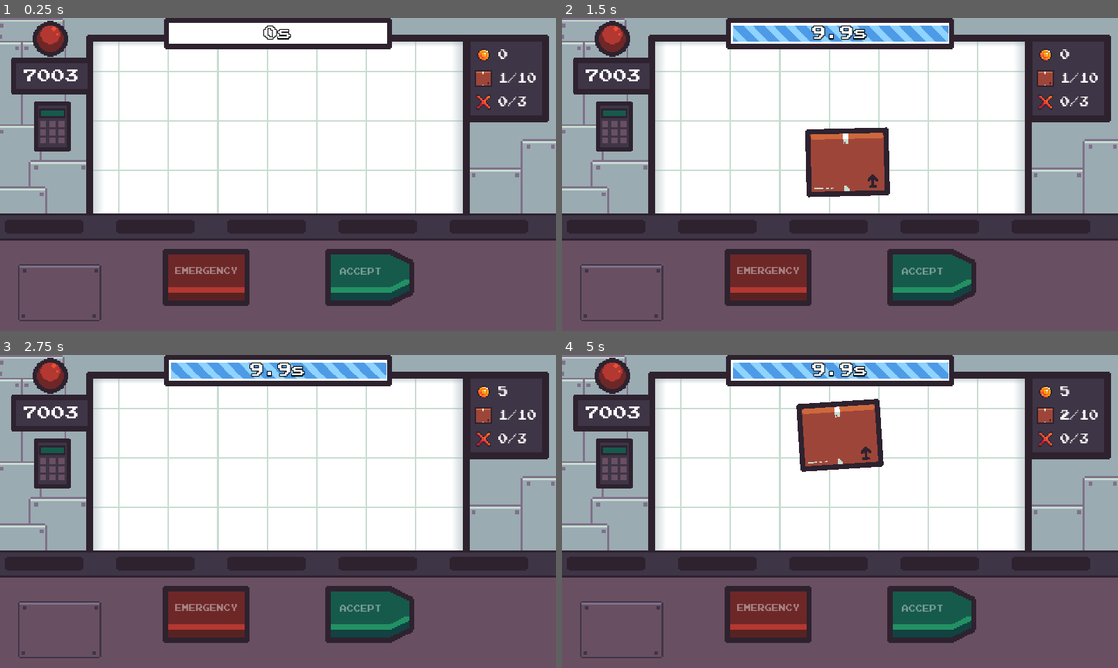
Above: before the commit, frames 1-4 (two rows, left to right).
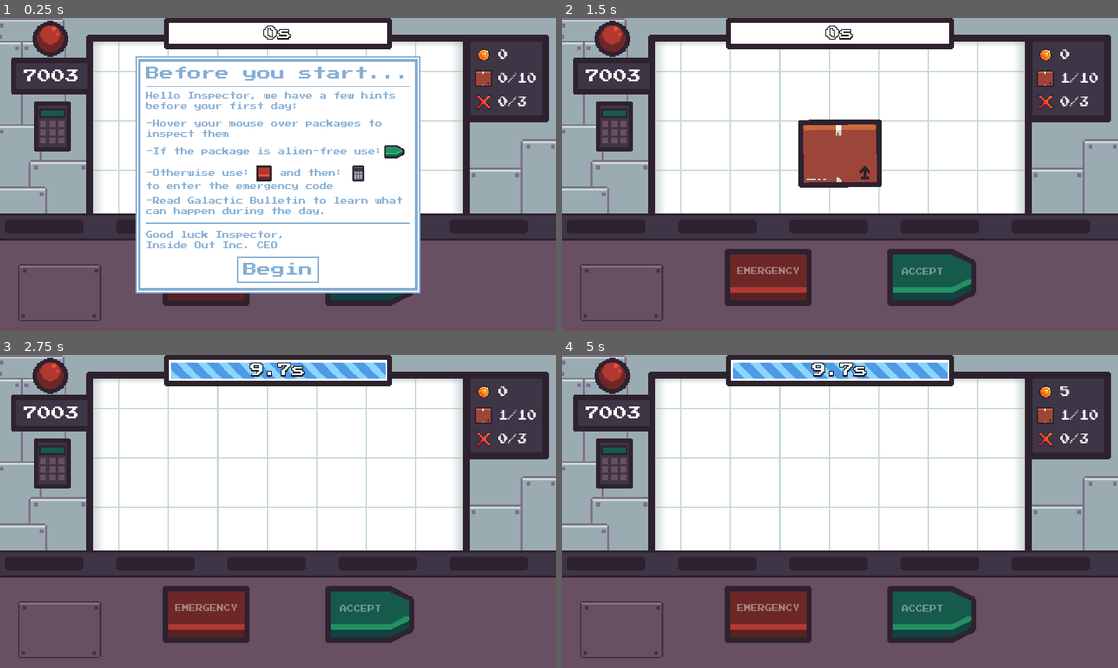
Above: after the commit, the same moments.

Repository: FixelDev/inside-out-inc
Game: Godot game, scene res://scenes/game/game.tscn
Same seed, same stepped clock (60 frames per second), same inputs: the game is played once before the commit and once after it.
Inputs (mouse positions are in pixels of both pictures, inside the frame that each line leads up to):
- Up to frame 1 (0.25 s): no input
- Up to frame 2 (1.5 s): click (840, 268) at 0.5 s, where only the run after the commit has a clickable "Begin"; click (940, 277) at 1.25 s, where only the run before the commit has a clickable "ACCEPT"
- Up to frame 3 (2.75 s): click (378, 614) at 2 s, where only the run after the commit has a clickable "ACCEPT"
- Up to frame 4 (5 s): move the mouse to (962, 495) at 2.77 s; tap Enter at 3.5 s; move the mouse to (728, 527) at 3.52 s; move the mouse to (895, 442) at 4.27 s

The runs differ from the first frame. In frame 1, 19% of the frame differs, in the area x 24-92%, y 12-88%; in frame 2, 4.2%; in frame 3, 0.1%; in frame 4, 3.4%.

Commit message:
Added hints note at the start of the first day

Diff:
--- a/scenes/game/game.gd
+++ b/scenes/game/game.gd
@@ -8,6 +8,7 @@
 @onready var time_left_progress_bar: TimeLeftProgressBar = %TimeLeftProgressBar
 @onready var package_spawner = %PackageSpawner
 @onready var xray = %Xray
+@onready var info_paper = %InfoPaper
 
 signal emergency_mode_toggled(enabled: bool)
 
@@ -18,8 +19,10 @@
 	#var timer:SceneTreeTimer = get_tree().create_timer(1)
 	#timer.timeout.connect(spawn_package)
 
-	spawn_package()
-
+	if DayManager.current_day.number > 1:
+		spawn_package()
+	else:
+		info_paper.visible = true
 
 func init_stats() -> void:
 	Globals.packages_count = DayManager.current_day.packages_amount
@@ -124,3 +127,8 @@
 
 	xray.visible = false
 	timer_to_spawn_package.start()
+
+
+func _on_begin_button_pressed():
+	info_paper.visible = false
+	spawn_package()
--- a/scenes/game/game.tscn
+++ b/scenes/game/game.tscn
@@ -49,6 +49,11 @@
 [ext_resource type="Texture2D" uid="uid://d4ejv8ag53m6o" path="res://entities/emergency_crate/graphics/crate_decoration.png" id="33_fdnng"]
 [ext_resource type="Texture2D" uid="uid://c4t8nqvyspmif" path="res://entities/emergency_module/emergency_keypad_panel/accept_button_hover.png" id="33_ykf5n"]
 [ext_resource type="Texture2D" uid="uid://cylt3gcsa7vhm" path="res://entities/emergency_module/emergency_keypad_panel/accept_button_pressed.png" id="34_3weag"]
+[ext_resource type="Theme" uid="uid://dkvqiimbpsekt" path="res://scenes/game/info_paper_theme.tres" id="39_ds15h"]
+[ext_resource type="Texture2D" uid="uid://darfsxriegxbq" path="res://scenes/game/graphics/paper.png" id="40_elg3j"]
+[ext_resource type="PackedScene" uid="uid://kold78v3pbef" path="res://ui/line_divider.tscn" id="41_y1et5"]
+[ext_resource type="Texture2D" uid="uid://ir6p6ko5xehv" path="res://scenes/game/graphics/paper_button_hover.png" id="42_681lv"]
+[ext_resource type="Texture2D" uid="uid://dgerfodrjvj10" path="res://scenes/game/graphics/paper_button.png" id="42_uukyc"]
 [ext_resource type="Texture2D" uid="uid://duhabuen6d406" path="res://scenes/game/graphics/emergency_lamp.png" id="44_qa7fk"]
 [ext_resource type="PackedScene" uid="uid://djfmjkuiwck6x" path="res://entities/packages/box/box.tscn" id="45_e7rc1"]
 [ext_resource type="PackedScene" uid="uid://bco4ic8i0xaln" path="res://entities/packages/alien_package/alien_package_1.tscn" id="46_fy6wy"]
@@ -262,6 +267,38 @@
 texture_margin_top = 14.0
 texture_margin_right = 14.0
 texture_margin_bottom = 14.0
+
+[sub_resource type="StyleBoxTexture" id="StyleBoxTexture_iei85"]
+texture = ExtResource("40_elg3j")
+texture_margin_left = 14.0
+texture_margin_top = 14.0
+texture_margin_right = 14.0
+texture_margin_bottom = 14.0
+
+[sub_resource type="StyleBoxTexture" id="StyleBoxTexture_ocymi"]
+texture = ExtResource("42_uukyc")
+texture_margin_left = 14.0
+texture_margin_top = 14.0
+texture_margin_right = 14.0
+texture_margin_bottom = 14.0
+
+[sub_resource type="StyleBoxTexture" id="StyleBoxTexture_e3acs"]
+texture = ExtResource("42_681lv")
+texture_margin_left = 14.0
+texture_margin_top = 14.0
+texture_margin_right = 14.0
+texture_margin_bottom = 14.0
+
+[sub_resource type="StyleBoxTexture" id="StyleBoxTexture_53tus"]
+texture = ExtResource("42_uukyc")
+texture_margin_left = 14.0
+texture_margin_top = 14.0
+texture_margin_right = 14.0
+texture_margin_bottom = 14.0
+
+[sub_resource type="StyleBoxEmpty" id="StyleBoxEmpty_pk5j0"]
+
+[sub_resource type="StyleBoxEmpty" id="StyleBoxEmpty_mixbw"]
 
 [sub_resource type="Animation" id="Animation_f1e78"]
 length = 0.001
@@ -718,6 +755,171 @@
 theme_override_font_sizes/font_size = 16
 text = "0/2"
 
+[node name="InfoPaper" type="PanelContainer" parent="UI"]
+unique_name_in_owner = true
+visible = false
+anchors_preset = 8
+anchor_left = 0.5
+anchor_top = 0.5
+anchor_right = 0.5
+anchor_bottom = 0.5
+offset_left = -20.0
+offset_top = -20.0
+offset_right = 20.0
+offset_bottom = 20.0
+grow_horizontal = 2
+grow_vertical = 2
+theme = ExtResource("39_ds15h")
+theme_override_styles/panel = SubResource("StyleBoxTexture_iei85")
+
+[node name="MarginContainer" type="MarginContainer" parent="UI/InfoPaper"]
+layout_mode = 2
+theme_override_constants/margin_left = 10
+theme_override_constants/margin_top = 10
+theme_override_constants/margin_right = 10
+theme_override_constants/margin_bottom = 10
+
+[node name="VBoxContainer" type="VBoxContainer" parent="UI/InfoPaper/MarginContainer"]
+layout_mode = 2
+
+[node name="Label" type="Label" parent="UI/InfoPaper/MarginContainer/VBoxContainer"]
+layout_mode = 2
+theme_override_font_sizes/font_size = 32
+text = "Before you start..."
+horizontal_alignment = 1
+vertical_alignment = 1
+
+[node name="Spacer" type="Control" parent="UI/InfoPaper/MarginContainer/VBoxContainer"]
+custom_minimum_size = Vector2(0, 5)
+layout_mode = 2
+
+[node name="LineDivider" parent="UI/InfoPaper/MarginContainer/VBoxContainer" instance=ExtResource("41_y1et5")]
+layout_mode = 2
+color = Color(0.513726, 0.678431, 0.831373, 1)
+
+[node name="Spacer2" type="Control" parent="UI/InfoPaper/MarginContainer/VBoxContainer"]
+custom_minimum_size = Vector2(0, 5)
+layout_mode = 2
+
+[node name="Label2" type="Label" parent="UI/InfoPaper/MarginContainer/VBoxContainer"]
+custom_minimum_size = Vector2(0, 10)
+layout_mode = 2
+text = "Hello Inspector, we have a few hints before your first day:"
+autowrap_mode = 2
+
+[node name="Spacer3" type="Control" parent="UI/InfoPaper/MarginContainer/VBoxContainer"]
+custom_minimum_size = Vector2(0, 15)
+layout_mode = 2
+
+[node name="Label3" type="Label" parent="UI/InfoPaper/MarginContainer/VBoxContainer"]
+custom_minimum_size = Vector2(0, 10)
+layout_mode = 2
+text = "-Hover your mouse over packages to inspect them"
+autowrap_mode = 2
+
+[node name="Spacer6" type="Control" parent="UI/InfoPaper/MarginContainer/VBoxContainer"]
+custom_minimum_size = Vector2(0, 10)
+layout_mode = 2
+
+[node name="HBoxContainer" type="HBoxContainer" parent="UI/InfoPaper/MarginContainer/VBoxContainer"]
+layout_mode = 2
+
+[node name="Label4" type="Label" parent="UI/InfoPaper/MarginContainer/VBoxContainer/HBoxContainer"]
+custom_minimum_size = Vector2(0, 10)
+layout_mode = 2
+size_flags_horizontal = 3
+text = "-If the package is alien-free use:"
+autowrap_mode = 2
+
+[node name="TextureRect" type="TextureRect" parent="UI/InfoPaper/MarginContainer/VBoxContainer/HBoxContainer"]
+custom_minimum_size = Vector2(59.35, 0)
+layout_mode = 2
+texture = ExtResource("8_h5wn8")
+expand_mode = 5
+
+[node name="Spacer4" type="Control" parent="UI/InfoPaper/MarginContainer/VBoxContainer"]
+custom_minimum_size = Vector2(0, 10)
+layout_mode = 2
+
+[node name="HBoxContainer2" type="HBoxContainer" parent="UI/InfoPaper/MarginContainer/VBoxContainer"]
+layout_mode = 2
+
+[node name="Label4" type="Label" parent="UI/InfoPaper/MarginContainer/VBoxContainer/HBoxContainer2"]
+custom_minimum_size = Vector2(250.045, 10)
+layout_mode = 2
+text = "-Otherwise use:"
+autowrap_mode = 2
+
+[node name="TextureRect" type="TextureRect" parent="UI/InfoPaper/MarginContainer/VBoxContainer/HBoxContainer2"]
+custom_minimum_size = Vector2(0, 35.64)
+layout_mode = 2
+texture = ExtResource("7_ttvmm")
+expand_mode = 3
+
+[node name="Label5" type="Label" parent="UI/InfoPaper/MarginContainer/VBoxContainer/HBoxContainer2"]
+custom_minimum_size = Vector2(179.59, 10)
+layout_mode = 2
+text = " and then: "
+autowrap_mode = 2
+
+[node name="TextureRect2" type="TextureRect" parent="UI/InfoPaper/MarginContainer/VBoxContainer/HBoxContainer2"]
+custom_minimum_size = Vector2(0, 35.64)
+layout_mode = 2
+texture = ExtResource("11_ebbve")
+expand_mode = 3
+
+[node name="Label6" type="Label" parent="UI/InfoPaper/MarginContainer/VBoxContainer"]
+custom_minimum_size = Vector2(179.59, 10)
+layout_mode = 2
+text = "to enter the emergency code"
+autowrap_mode = 2
+
+[node name="Spacer5" type="Control" parent="UI/InfoPaper/MarginContainer/VBoxContainer"]
+custom_minimum_size = Vector2(0, 10)
+layout_mode = 2
+
+[node name="Label7" type="Label" parent="UI/InfoPaper/MarginContainer/VBoxContainer"]
+custom_minimum_size = Vector2(179.59, 10)
+layout_mode = 2
+text = "-Read Galactic Bulletin to learn what can happen during the day."
+autowrap_mode = 2
+
+[node name="Spacer7" type="Control" parent="UI/InfoPaper/MarginContainer/VBoxContainer"]
+custom_minimum_size = Vector2(0, 10)
+layout_mode = 2
+
+[node name="LineDivider2" parent="UI/InfoPaper/MarginContainer/VBoxContainer" instance=ExtResource("41_y1et5")]
+layout_mode = 2
+color = Color(0.513726, 0.678431, 0.831373, 1)
+
+[node name="Spacer8" type="Control" parent="UI/InfoPaper/MarginContainer/VBoxContainer"]
+custom_minimum_size = Vector2(0, 10)
+layout_mode = 2
+
+[node name="Label8" type="Label" parent="UI/InfoPaper/MarginContainer/VBoxContainer"]
+custom_minimum_size = Vector2(179.59, 10)
+layout_mode = 2
+text = "Good luck Inspector,
+Inside Out Inc. CEO"
+autowrap_mode = 2
+
+[node name="Spacer9" type="Control" parent="UI/InfoPaper/MarginContainer/VBoxContainer"]
+custom_minimum_size = Vector2(0, 10)
+layout_mode = 2
+
+[node name="BeginButton" type="Button" parent="UI/InfoPaper/MarginContainer/VBoxContainer"]
+layout_mode = 2
+size_flags_horizontal = 4
+theme_override_colors/font_color = Color(0.513726, 0.678431, 0.831373, 1)
+theme_override_colors/font_hover_color = Color(1, 1, 1, 1)
+theme_override_font_sizes/font_size = 32
+theme_override_styles/normal = SubResource("StyleBoxTexture_ocymi")
+theme_override_styles/hover = SubResource("StyleBoxTexture_e3acs")
+theme_override_styles/pressed = SubResource("StyleBoxTexture_53tus")
+theme_override_styles/disabled = SubResource("StyleBoxEmpty_pk5j0")
+theme_override_styles/focus = SubResource("StyleBoxEmpty_mixbw")
+text = "Begin"
+
 [node name="Wall" type="Sprite2D" parent="."]
 texture_repeat = 2
 position = Vector2(641, 292)
@@ -861,7 +1063,6 @@
 
 [node name="LaserGun" type="Marker2D" parent="WallWindow"]
 position = Vector2(36, 8)
-scale = Vector2(1, 1)
 
 [node name="DestroyParticles" parent="WallWindow" instance=ExtResource("55_4wqyy")]
 position = Vector2(641, 334)
@@ -973,6 +1174,7 @@
 [connection signal="code_submited" from="UI/EmergencyKeypadPanel" to="UI/EmergencyModule" method="_on_emergency_keypad_panel_code_submited"]
 [connection signal="pressed" from="UI/EmergencyKeypadPanel/VBoxContainer/ButtonsContainer/ResetButton" to="UI/EmergencyKeypadPanel" method="_on_reset_button_pressed"]
 [connection signal="pressed" from="UI/EmergencyKeypadPanel/VBoxContainer/ButtonsContainer/AcceptButton" to="UI/EmergencyKeypadPanel" method="_on_accept_button_pressed"]
+[connection signal="pressed" from="UI/InfoPaper/MarginContainer/VBoxContainer/BeginButton" to="." method="_on_begin_button_pressed"]
 [connection signal="timeout" from="Timers/TimerToSpawnPackage" to="." method="_on_timer_to_spawn_package_timeout"]
 [connection signal="timeout" from="Timers/TimerTimeToLeft" to="UI/TimeLeftProgressBarContainer/TimeLeftProgressBar" method="_on_timer_time_to_left_timeout"]
 [connection signal="timeout" from="Timers/TimerExtraTime" to="." method="_on_timer_extra_time_timeout"]
--- /dev/null
+++ b/scenes/game/info_paper_theme.tres
@@ -0,0 +1,5 @@
+[gd_resource type="Theme" format=3 uid="uid://dkvqiimbpsekt"]
+
+[resource]
+Label/colors/font_color = Color(0.513726, 0.678431, 0.831373, 1)
+Label/constants/line_spacing = 8
Binary file added: entities/ceo/ceo.aseprite
Binary file added: entities/ceo/ceo.png
Not shown, added: entities/ceo/ceo.png.import
Binary file added: entities/ceo/ceo_xray.aseprite
Binary file added: entities/ceo/ceo_xray.png
Not shown, added: entities/ceo/ceo_xray.png.import
Not shown: 1 places in scenes/game/game.tscn that only renumber resources
Binary file added: scenes/game/graphics/paper.aseprite
Binary file added: scenes/game/graphics/paper.png
Not shown, added: scenes/game/graphics/paper.png.import
Binary file added: scenes/game/graphics/paper_button.aseprite
Binary file added: scenes/game/graphics/paper_button.png
(and 6 more such lines)
